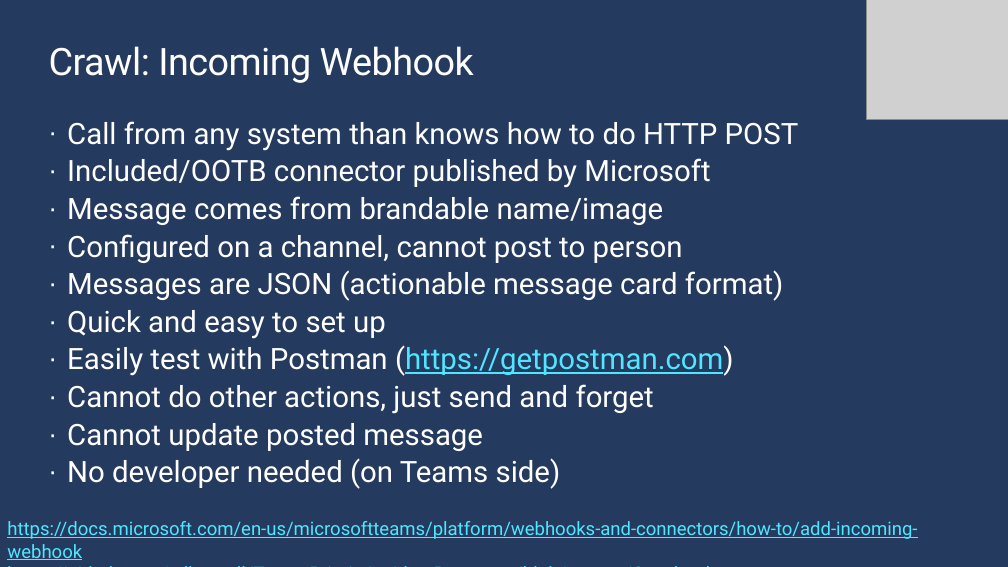
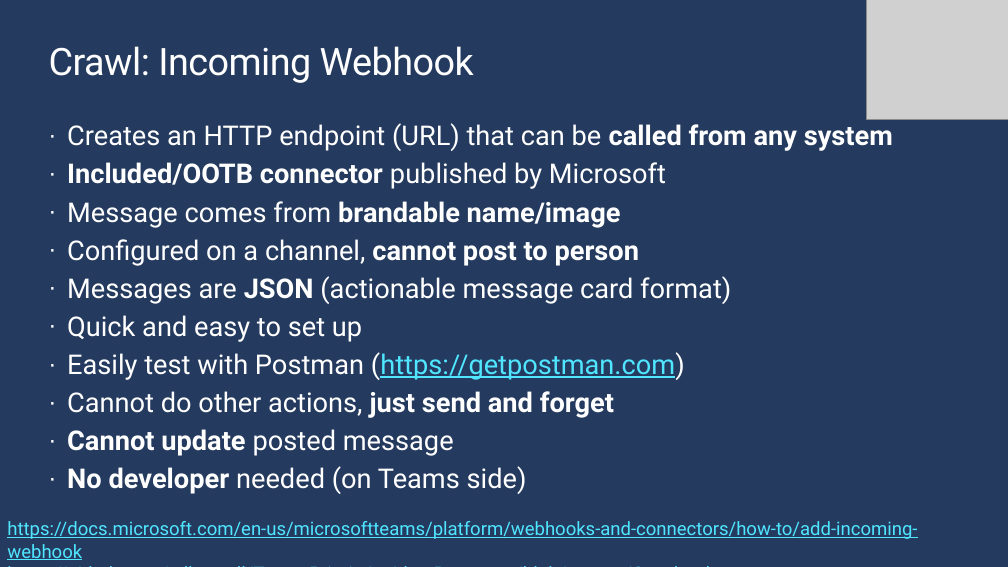
Before and after one commit to cdbuzzell/TeamsPriorityIncidentResponse, a slide deck: slide 10 of AutomatingMessagesInTeams.pptx (slide 9 before the commit). Drawn at 1008x567 pixels with LibreOffice and Linux fonts; fonts in the diff are those of the drawing; grey boxes stand for pictures; background and template pictures are left out. Boxes give left, top, right and bottom in pixels: in the first picture for what was removed or moved away, otherwise in the second. Text is boxed around its words. In the diff, an @@ line names an element or a change of style, - is before the commit and + after.

```diff
--- a/AutomatingMessagesInTeams.pptx
+++ b/AutomatingMessagesInTeams.pptx
@@ text at bbox=[67, 123, 893, 151]: text changed; size 28 to 25.9 pt @@
-· Call from any system than knows how to do HTTP POST
+· Creates an HTTP endpoint (URL) that can be called from any system
@@ text at bbox=[67, 162, 731, 494]: size 28 to 25.9 pt in "Included/OOTB connector published by Microsoft", "Message comes from brandable name/image", "Configured on a channel, cannot post to ...", "Messages are JSON (actionable message card format)" and 5 more places; bold on in "Included/OOTB connector", "brandable name/image", "cannot post to person", "JSON" and 3 more places; line spacing 0.9 to 1 @@
```
Also in this commit, not shown: 12 other slides changed, 4 slides added.
